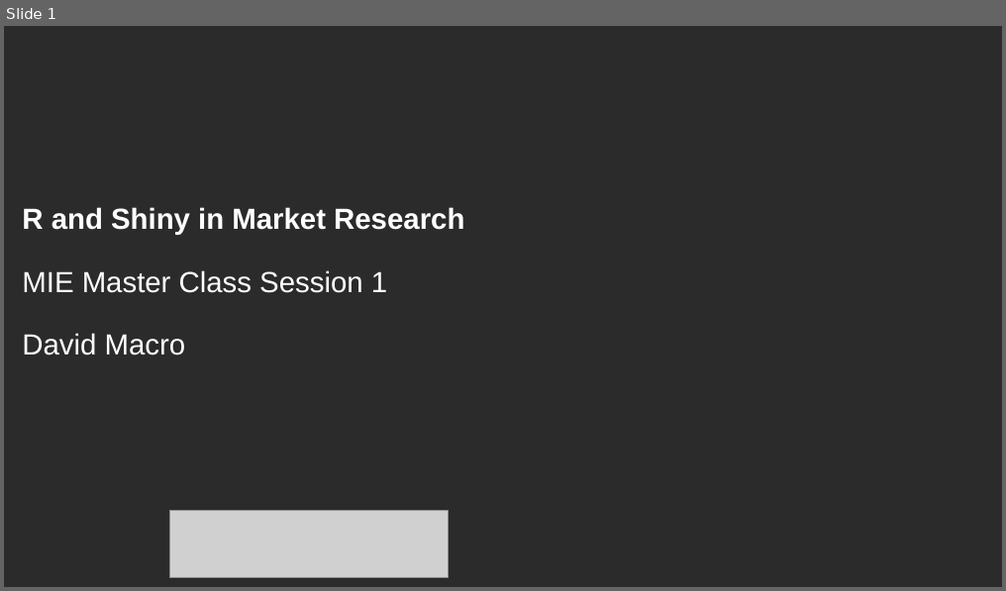
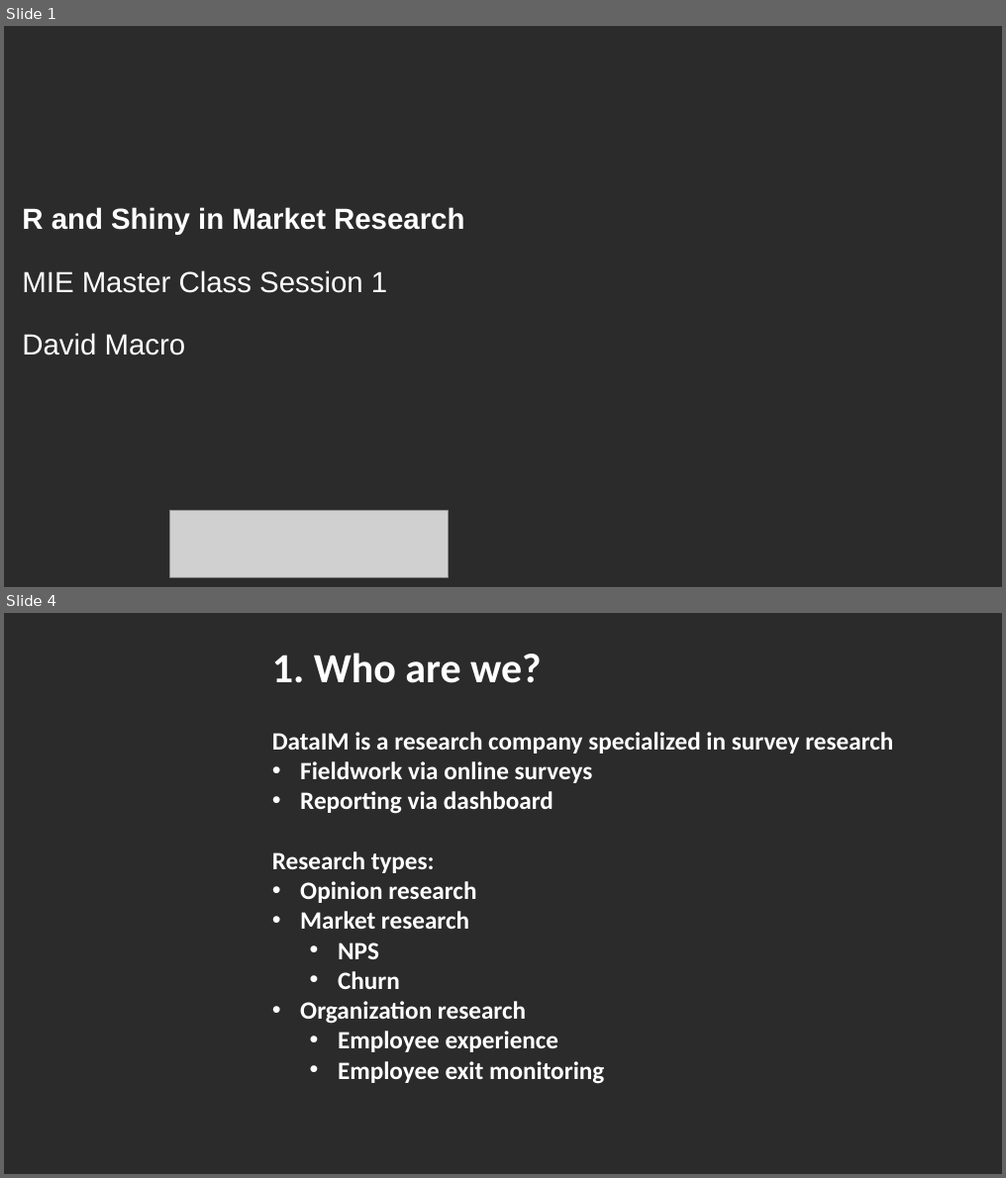
Before and after one commit to DataIMLabs/MIE2024, a slide deck: presentation/session1/MIE2024-DataIM-Masterclass-Session1.pptx. Shown one above the other, each under a label of ours: slide 1 before the commit, slides 1 and 4 after it; the slides between them are not shown. The pictures are 1006x591 and 1006x1178 pixels, drawn with LibreOffice and Linux fonts; fonts in the diff are those of the drawing; grey boxes stand for pictures; background and template pictures are left out; a plain dark background stands for a picture behind light text. Boxes give left, top, right and bottom in pixels: in the first picture for what was removed or moved away, otherwise in the second. Text is boxed around its words. In the diff, an @@ line names an element or a change of style, - is before the commit and + after.

```diff
--- a/presentation/session1/MIE2024-DataIM-Masterclass-Session1.pptx
+++ b/presentation/session1/MIE2024-DataIM-Masterclass-Session1.pptx
@@ slide 4 added at <box>4,613,1002,1174</box>, background picture (left out) @@
@@ text added at <box>272,653,541,683</box>, 40 pt, text #FFFFFF, bold @@
+1. Who are we?
@@ text added at <box>272,732,893,1084</box>, 24 pt, text #FFFFFF, bold @@
+DataIM is a research company specialized in survey research
+• Fieldwork via online surveys
+• Reporting via dashboard
+Research types:
+• Opinion research
+• Market research
+  • NPS
+  • Churn
+• Organization research
+  • Employee experience
+  • Employee exit monitoring
```
Also in this commit, not shown: 9 slides changed, 20 other slides added, 2 slides removed, 6 other files.
